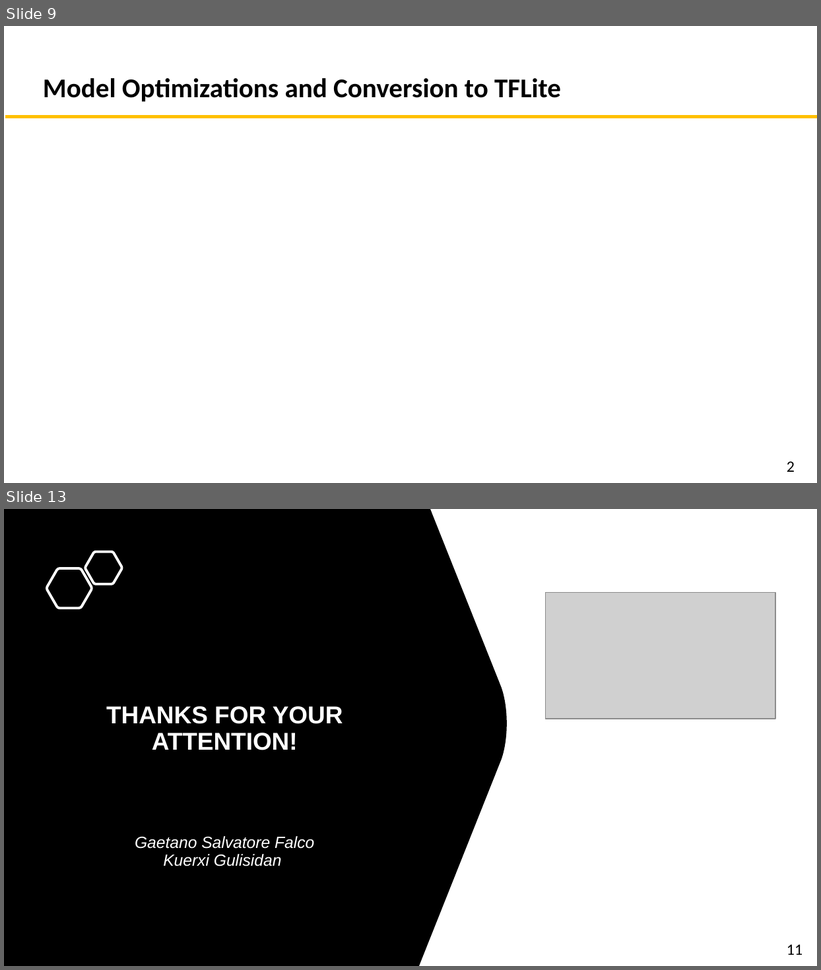
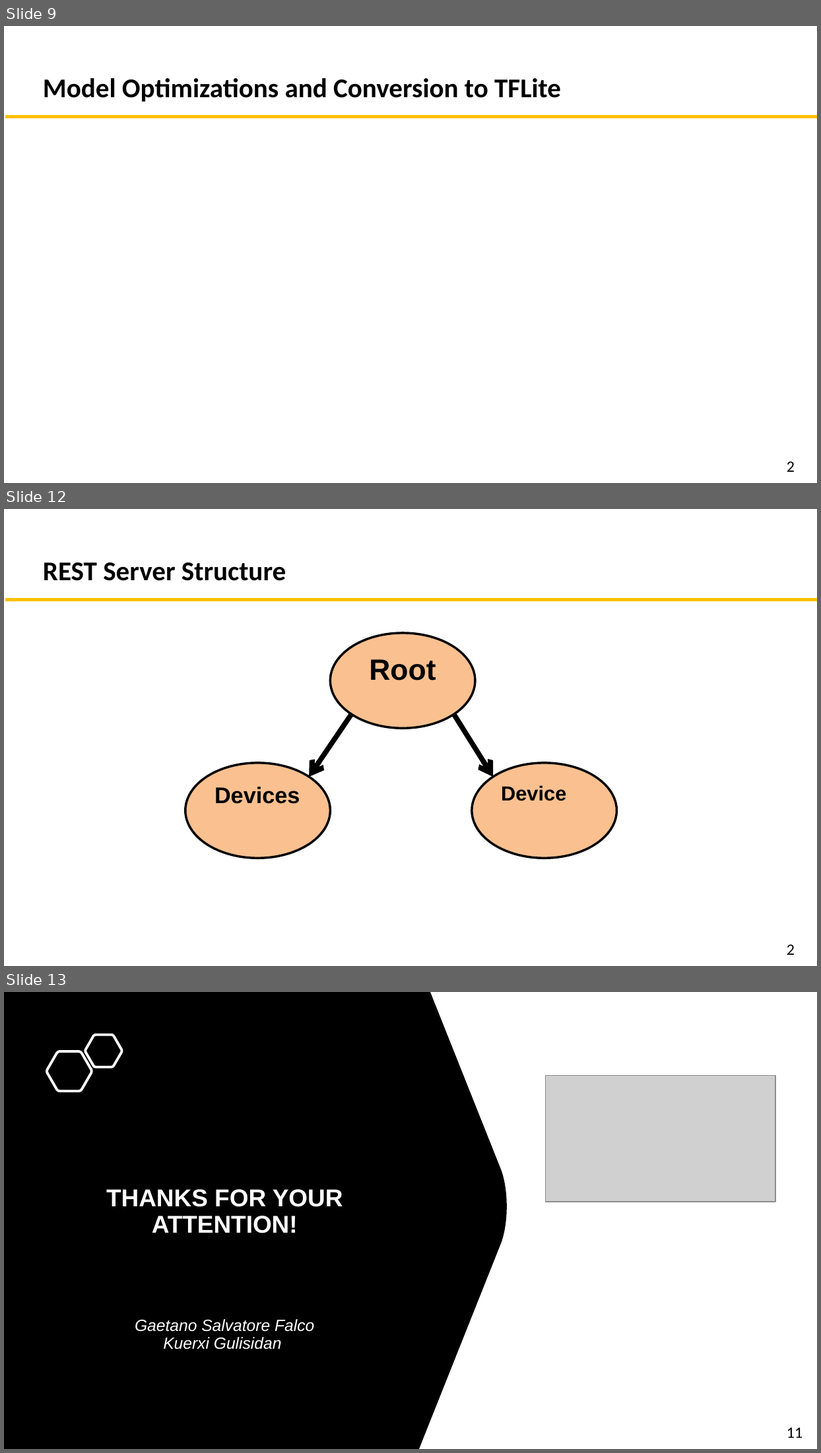
Before and after one commit to chowned/Audio-recognition-for-IOT, a slide deck: Project_Submission/Presentation.pptx. Shown one above the other, each under a label of ours: slides 9 and 13 before the commit, slides 9, 12 and 13 after it; the slides between them are not shown. The pictures are 821x970 and 821x1453 pixels, drawn with LibreOffice and Linux fonts; fonts in the diff are those of the drawing; grey boxes stand for pictures. Boxes give left, top, right and bottom in pixels: in the first picture for what was removed or moved away, otherwise in the second. Text is boxed around its words. In the diff, an @@ line names an element or a change of style, - is before the commit and + after.

Commit message:
added redis and Rest

```diff
--- a/Project_Submission/Presentation.pptx
+++ b/Project_Submission/Presentation.pptx
@@ slide 12 added at [4, 509, 817, 966], background #FFFFFF @@
@@ text added at [43, 562, 286, 581], 24 pt, text #000000, bold @@
+REST Server Structure
@@ line added from (5, 599) to (817, 599), #FFC000 3 pt @@
@@ ellipse added at [330, 633, 475, 729], fill #FAC090, outline #000000 2 pt, 26 pt, text #000000, bold @@
+Root
@@ arrow added from (351, 715) to (309, 778), #000000 4.5 pt @@
@@ arrow added from (453, 715) to (492, 778), #000000 4.5 pt @@
@@ ellipse added at [186, 762, 330, 858], fill #FAC090, outline #000000 2 pt, 20 pt, text #000000, bold @@
+Devices
@@ ellipse added at [471, 762, 616, 858], fill #FAC090, outline #000000 2 pt, 18 pt, text #000000, bold @@
+Device
@@ text added at [787, 945, 795, 955], 14 pt, text #000000 @@
+2
```
Also in this commit, not shown: 1 slide changed, 1 other slide added, 2 slides removed.
